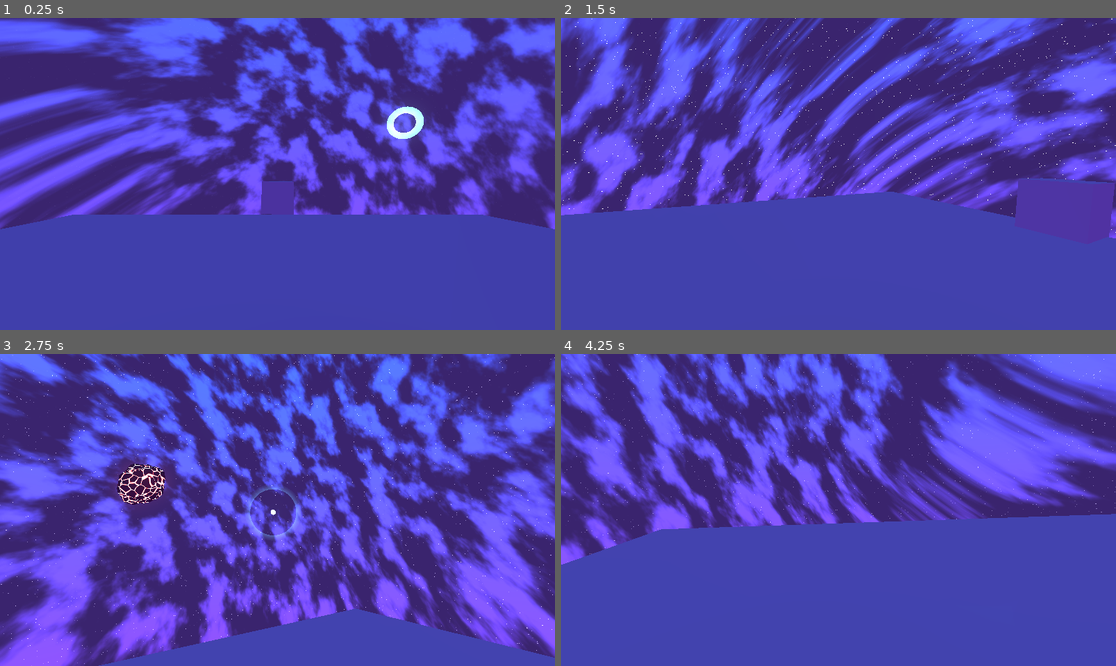
Above: before the commit, frames 1-4 (two rows, left to right).
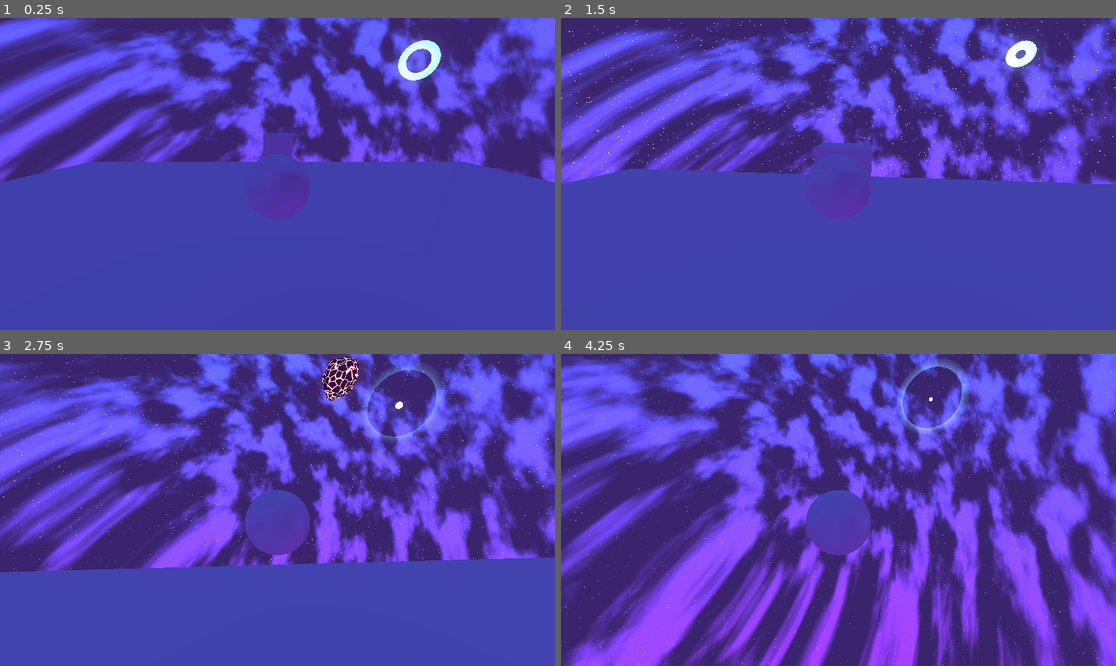
Above: after the commit, the same moments.

Repository: turab-usmani/lost-godot
Game: Godot game, scene res://scenes/main.tscn
Two runs of this game, one before a commit and one after it. Both use one fixed random seed, a clock stepped at 60 frames per second and the inputs below.
Inputs (mouse positions are in pixels of both pictures, inside the frame that each line leads up to):
- Up to frame 1 (0.25 s): no input
- Up to frame 2 (1.5 s): move the mouse to (866, 174) at 0.52 s; hold Up (ui_up) from 0.53 s (still down); click (866, 174) at 0.67 s; move the mouse to (810, 174) at 1.27 s; click (810, 174) at 1.42 s
- Up to frame 3 (2.75 s): keep holding Up (ui_up); move the mouse to (288, 503) at 2.02 s; click (288, 503) at 2.17 s
- Up to frame 4 (4.25 s): keep holding Up (ui_up); move the mouse to (832, 516) at 2.77 s; click (832, 516) at 2.92 s; move the mouse to (877, 513) at 3.52 s; click (877, 513) at 3.67 s; tap Escape (ui_cancel) at 4.15 s

The runs differ from the first frame. In frame 1, 49% of the frame differs, in the area x 0-100%, y 0-68%; in frame 2, 43%; in frame 3, 72%; in frame 4, 81%, in the area x 0-100%, y 0-100%.

Commit message:
changed to 3rd person perspective

Diff:
--- a/scenes/player.tscn
+++ b/scenes/player.tscn
@@ -16,4 +16,5 @@
 mesh = SubResource("SphereMesh_3vyb7")
 
 [node name="Camera3D" type="Camera3D" parent="." unique_id=712031791]
+transform = Transform3D(1, 0, 0, 0, 0.9659258, 0.25881904, 0, -0.25881904, 0.9659258, 0, 1, 3)
 current = true
--- a/scripts/player.gd
+++ b/scripts/player.gd
@@ -1,29 +1,29 @@
 extends CharacterBody3D
 
 @export var speed: float = 15.0
-@export var mouse_sensitivity: float = 0.02 # Adjust this if the mouse moves too fast/slow
-
-@onready var camera: Camera3D = $Camera3D
+@export var mouse_sensitivity: float = 0.002 # Note: 0.02 is usually very fast for Godot, 0.002 is a safer baseline
 
 func _ready() -> void:
-	# Hide the cursor and lock it to the center of the screen (FPS Style)
+	# Hide the cursor and lock it to the center of the screen
 	Input.set_mouse_mode(Input.MOUSE_MODE_CAPTURED)
-
 
 func _input(event: InputEvent) -> void:
 	# Handle Mouse Look
 	if event is InputEventMouseMotion:
-		# Rotate the whole body left and right (Yaw)
-		rotate_y(-event.relative.x * mouse_sensitivity)
+		# For a 6DOF spaceship, we rotate the ENTIRE ship relative to its own local space.
+		# This allows you to pitch straight up into the sky and keep flying seamlessly.
 
-		# Rotate only the camera up and down (Pitch)
-		camera.rotate_x(-event.relative.y * mouse_sensitivity)
+		# Rotate the ship left and right (Yaw)
+		rotate_object_local(Vector3.UP, -event.relative.x * mouse_sensitivity)
 
-		# Clamp the camera's up/down rotation so you don't break your neck flipping over backward
-		camera.rotation.x = clamp(camera.rotation.x, deg_to_rad(-90), deg_to_rad(90))
+		# Rotate the ship up and down (Pitch)
+		rotate_object_local(Vector3.RIGHT, -event.relative.y * mouse_sensitivity)
+
+		# Notice we removed the camera clamp here. Spaceships don't break their necks;
+		# they just do backflips!
 
 func _physics_process(delta: float) -> void:
-	# Press 'Escape' (ui_cancel) to free the mouse so you can close the game window
+	# Press 'Escape' to free the mouse so you can close the game window
 	if Input.is_action_just_pressed("ui_cancel"):
 		Input.set_mouse_mode(Input.MOUSE_MODE_VISIBLE)
 
@@ -34,14 +34,14 @@
 	# Get WASD / Arrow Key input
 	var input_dir := Input.get_vector("ui_left", "ui_right", "ui_up", "ui_down")
 
-	# === THE MAGIC LINE ===
-	# Instead of the player's transform, we use the CAMERA'S global transform.
-	# Because the camera tilts up and down, pressing "W" (ui_up) will push you
-	# in the exact 3D direction you are looking.
-	var direction := (camera.global_transform.basis * Vector3(input_dir.x, 0, input_dir.y)).normalized()
+	# === THE MAGIC LINE (UPDATED) ===
+	# Instead of using the camera's basis, we now use the SHIP's global basis.
+	# Because the camera is rigidly attached behind the ship, pushing "W" will
+	# always thrust the ship in the direction its nose is pointing.
+	var direction := (global_transform.basis * Vector3(input_dir.x, 0, input_dir.y)).normalized()
 
 	if direction:
-		# Instant movement for tight FPS controls
+		# Instant movement (If you want floaty space inertia, change this to a lerp or move_toward)
 		velocity = direction * speed
 	else:
 		# Smoothly stop when you let go of the keys
